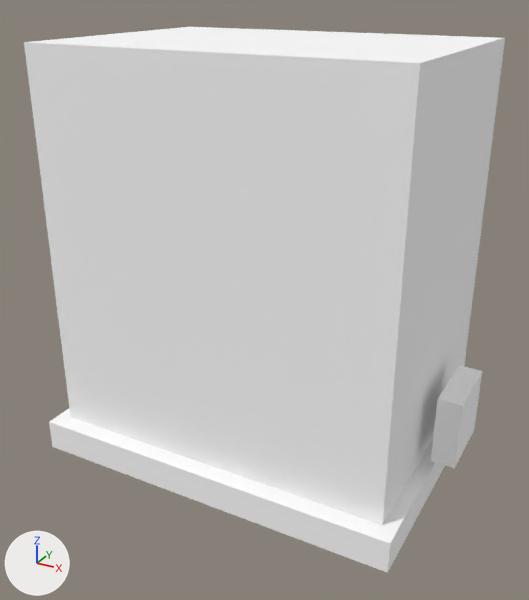
Two versions of the OBJ model src/main/resources/assets/eln/model/industrial_jukebox/industrial_jukebox.obj, one commit apart.
Rendered twice from a camera (50 mm lens) standing at (0.727, -1.358, 0.532) and looking at (0.004, -0.043, -0.125). Lighting does not change. The marker at lower left points along +X, +Y and +Z. The picture after the commit comes second. Where no turn or scale is listed for an object, it has been applied to the vertices. Vertices at exactly the same position are counted once.

The scene before the commit, as lines of its bpy script (objects in view):
```python
me_base = bpy.data.meshes.new('Base')
me_base.from_pydata(...)  # a box spanning x -0.42..0.42, y -0.32..0.32, z -0.49..-0.42
me_base.materials.append(mat_fixture)  # white #ffffff
me_red = bpy.data.meshes.new('Red')
me_red.from_pydata(...)  # 56 vertices, 84 faces; spans x -0.28..0.27, y 0.3..0.32, z 0.12..0.155
me_red.materials.append(mat_fixture)  # white #ffffff
me_screen = bpy.data.meshes.new('Screen')
me_screen.from_pydata(...)  # a box spanning x -0.28..0.14, y 0.275..0.3, z 0.21..0.33
me_screen.materials.append(mat_fixture)  # white #ffffff
me_terminal = bpy.data.meshes.new('Terminal')
me_terminal.from_pydata(...)  # 110 vertices, 208 faces; spans x -0.228..0.29, y 0.282..0.338, z -0.148..0.32
me_terminal.materials.append(mat_fixture)  # white #ffffff
me_trim = bpy.data.meshes.new('Trim')
me_trim.from_pydata(...)  # 108 vertices, 204 faces; spans x -0.33..0.33, y 0.281..0.32, z -0.34..0.14
me_trim.materials.append(mat_fixture)  # white #ffffff
ob_base = bpy.data.objects.new('Base', me_base)
ob_base.location = (0.0, 0.0, 0.0)
ob_red = bpy.data.objects.new('Red', me_red)
ob_red.location = (0.0, 0.0, 0.0)
ob_screen = bpy.data.objects.new('Screen', me_screen)
ob_screen.location = (0.0, 0.0, 0.0)
ob_terminal = bpy.data.objects.new('Terminal', me_terminal)
ob_terminal.location = (0.0, 0.0, 0.0)
ob_trim = bpy.data.objects.new('Trim', me_trim)
ob_trim.location = (0.0, 0.0, 0.0)
# also in view: 'Output' at (0.445, 0.0, -0.315); 'Case' at (0.0, 0.0, 0.0)
```
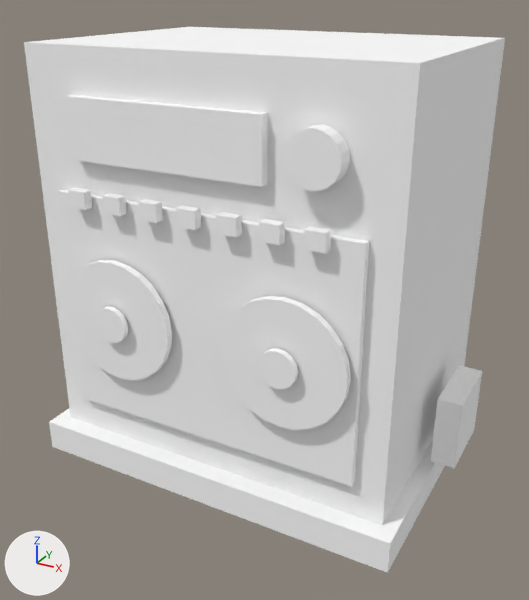
Location of each change, (x1, y1, x2, y2) in pixels of the pictures (529 x 600 px; the box of a moved part takes in the faces that stretch with it):
part 1 of me_red, added: after (68, 188, 92, 210)
part 2 of me_red, added: after (102, 193, 127, 216)
part 3 of me_red, added: after (138, 199, 163, 223)
part 4 of me_red, added: after (176, 205, 201, 230)
part 5 of me_red, added: after (216, 212, 242, 237)
part 6 of me_red, added: after (259, 219, 285, 245)
part 7 of me_red, added: after (303, 226, 331, 254)
part 8 of me_screen, added: after (65, 95, 268, 187)
part 9 of me_terminal, moved or reshaped (not visible before): after (95, 306, 128, 343)
part 10 of me_terminal, moved or reshaped (not visible before): after (258, 348, 298, 389)
part 11 of me_terminal, moved or reshaped (not visible before): after (298, 124, 350, 191)
part 12 of me_trim, added: after (58, 190, 369, 486)
part 13 of me_trim, moved or reshaped (not visible before): after (67, 260, 172, 380)
part 14 of me_trim, moved or reshaped (not visible before): after (220, 296, 351, 430)

The change, as a list of edits to the scene's bpy script:
```text
Change me_red:
    used by ob_red; location = (0.0, 0.0, 0.0)
    remove me_red.from_pydata(...)  # 56 vertices, 84 faces; spans x -0.28..0.27, y 0.3..0.32, z 0.12..0.155
    add me_red.from_pydata(...)  # 56 vertices, 84 faces; spans x -0.28..0.27, y -0.32..-0.3, z 0.12..0.155
    me_red part 1: a new loose piece, a box spanning x -0.28..-0.24, y -0.32..-0.3, z 0.12..0.155, in mat_fixture (white #ffffff)
    me_red part 2: a new loose piece, a box spanning x -0.195..-0.155, y -0.32..-0.3, z 0.12..0.155, in mat_fixture (white #ffffff)
    me_red part 3: a new loose piece, a box spanning x -0.11..-0.07, y -0.32..-0.3, z 0.12..0.155, in mat_fixture (white #ffffff)
    me_red part 4: a new loose piece, a box spanning x -0.025..0.015, y -0.32..-0.3, z 0.12..0.155, in mat_fixture (white #ffffff)
    me_red part 5: a new loose piece, a box spanning x 0.06..0.1, y -0.32..-0.3, z 0.12..0.155, in mat_fixture (white #ffffff)
    me_red part 6: a new loose piece, a box spanning x 0.145..0.185, y -0.32..-0.3, z 0.12..0.155, in mat_fixture (white #ffffff)
    me_red part 7: a new loose piece, a box spanning x 0.23..0.27, y -0.32..-0.3, z 0.12..0.155, in mat_fixture (white #ffffff)
    other edits to the shape of me_red do not show in these pictures
Change me_screen:
    used by ob_screen; location = (0.0, 0.0, 0.0)
    remove me_screen.from_pydata(...)  # 8 vertices, 12 faces; spans x -0.28..0.14, y 0.275..0.3, z 0.21..0.33
    add me_screen.from_pydata(...)  # 8 vertices, 12 faces; spans x -0.28..0.14, y -0.3..-0.275, z 0.21..0.33
    me_screen part 8: 8 vertices added at x -0.28..0.14, y -0.3..-0.275, z 0.21..0.33, forming a box
    other edits to the shape of me_screen do not show in these pictures
Change me_terminal:
    used by ob_terminal; location = (0.0, 0.0, 0.0)
    remove me_terminal.from_pydata(...)  # 110 vertices, 208 faces; spans x -0.228..0.29, y 0.282..0.338, z -0.148..0.32
    add me_terminal.from_pydata(...)  # 110 vertices, 208 faces; spans x -0.228..0.29, y -0.338..-0.282, z -0.148..0.32
    me_terminal part 9: the loose piece of 34 vertices spanning x -0.228..-0.152, y 0.326..0.338, z -0.148..-0.072 is moved by (0.0, -0.664, 0.0)
    me_terminal part 10: the loose piece of 34 vertices spanning x 0.152..0.228, y 0.326..0.338, z -0.148..-0.072 is moved by (0.0, -0.664, 0.0)
    me_terminal part 11: the loose piece of 42 vertices spanning x 0.19..0.29, y 0.282..0.317, z 0.22..0.32 is moved by (0.0, -0.599, 0.0)
Change me_trim:
    used by ob_trim; location = (0.0, 0.0, 0.0)
    remove me_trim.from_pydata(...)  # 108 vertices, 204 faces; spans x -0.33..0.33, y 0.281..0.32, z -0.34..0.14
    add me_trim.from_pydata(...)  # 108 vertices, 204 faces; spans x -0.33..0.33, y -0.32..-0.281, z -0.34..0.14
    me_trim part 12: a new loose piece, a box spanning x -0.33..0.33, y -0.297..-0.281, z -0.34..0.14, in mat_fixture (white #ffffff)
    me_trim part 13: the loose piece of 50 vertices spanning x -0.32..-0.06, y 0.305..0.32, z -0.24..0.02 is moved by (0.0, -0.625, 0.0)
    me_trim part 14: the loose piece of 50 vertices spanning x 0.06..0.32, y 0.305..0.32, z -0.24..0.02 is moved by (0.0, -0.625, 0.0)
    other edits to the shape of me_trim do not show in these pictures
```
